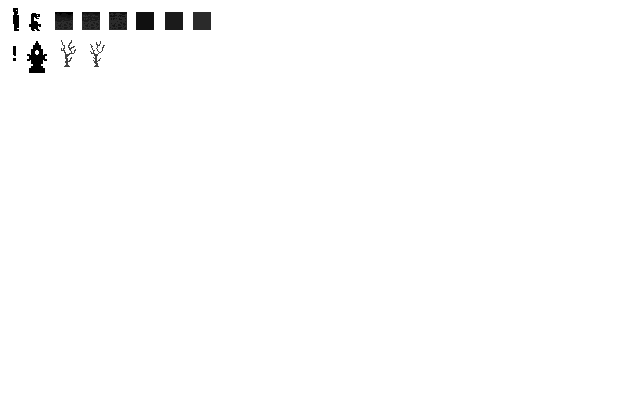
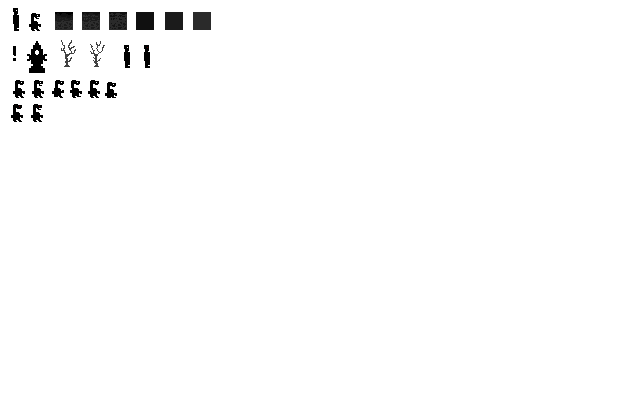
Layers edited between the first and the second 640px x 400px image:
painted on "Layer" over [11, 45, 150, 122]
